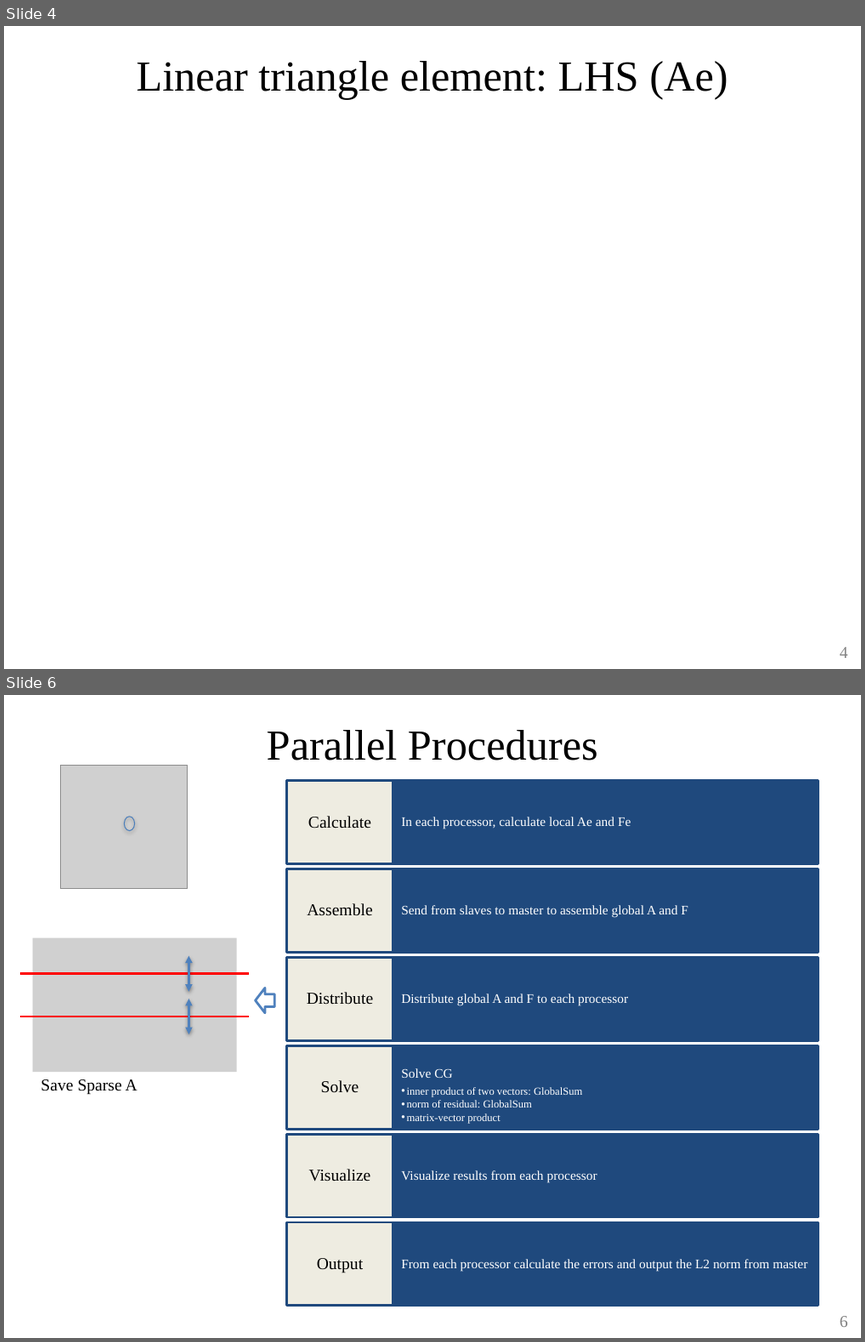
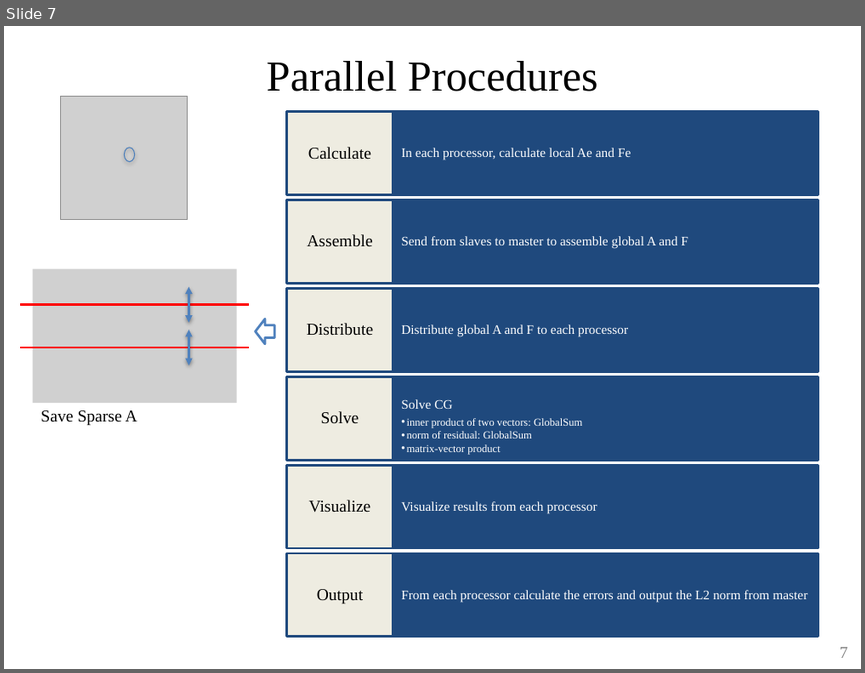
Before and after one commit to ChengHauYang/HPC, a slide deck: final_project/cheng_hau.pptx. Shown one above the other, each under a label of ours: slides 4 and 6 before the commit, slide 7 after it; the slides between them are not shown. The pictures are 865x1342 and 865x673 pixels, drawn with LibreOffice and Linux fonts; fonts in the diff are those of the drawing; grey boxes stand for pictures. Boxes give left, top, right and bottom in pixels: in the first picture for what was removed or moved away, otherwise in the second. Text is boxed around its words. In the diff, an @@ line names an element or a change of style, - is before the commit and + after.

```diff
--- a/final_project/cheng_hau.pptx
+++ b/final_project/cheng_hau.pptx
@@ slide 4 removed at <box>4,26,861,669</box>, background #FFFFFF @@
@@ title removed at <box>137,61,727,100</box> @@
-Linear triangle element: LHS (Ae)
@@ page number removed at <box>840,646,848,658</box> @@
-4
@@ what was slide 6 is now slide 7 @@
@@ page number at <box>840,646,848,658</box>: text changed @@
-6
+7
```
Also in this commit, not shown: 3 slides changed, 2 slides added.
